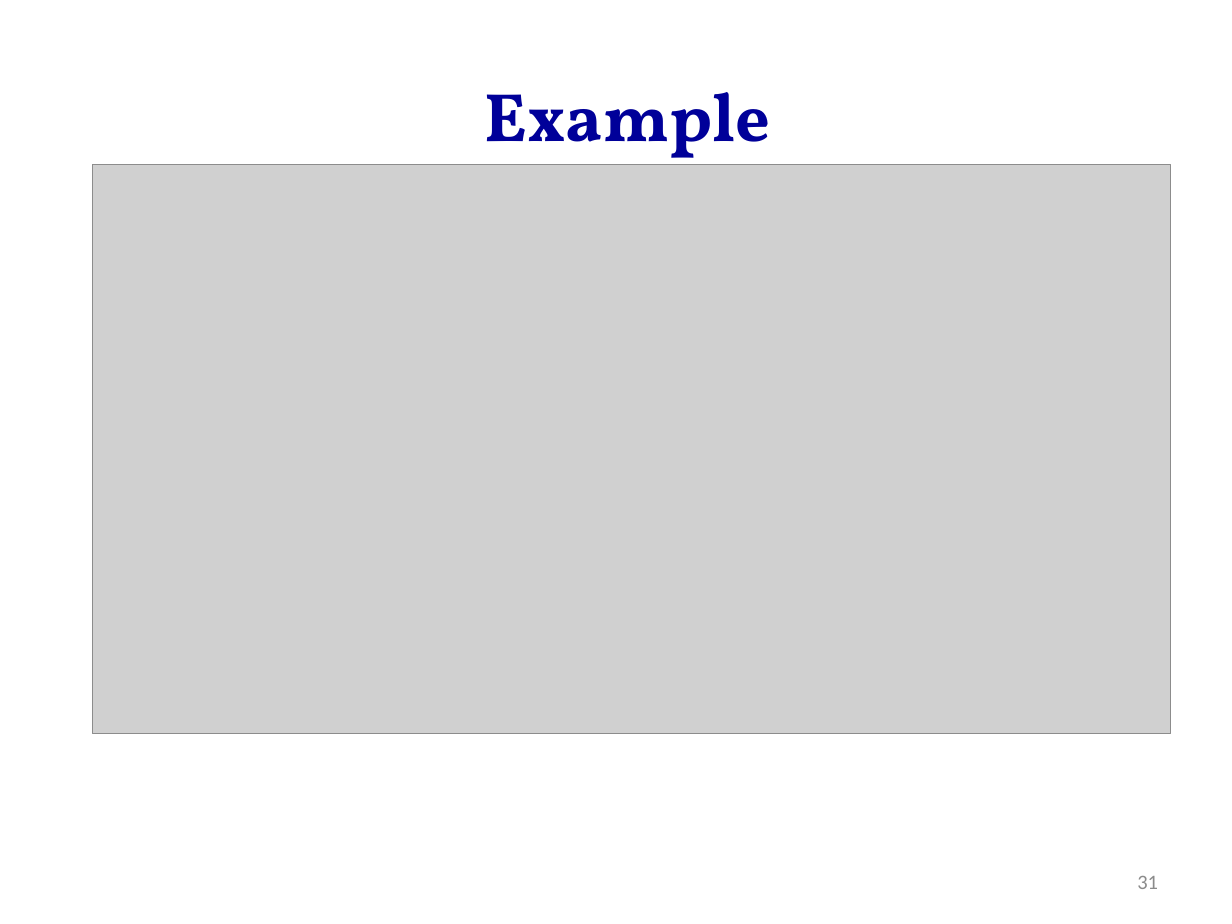
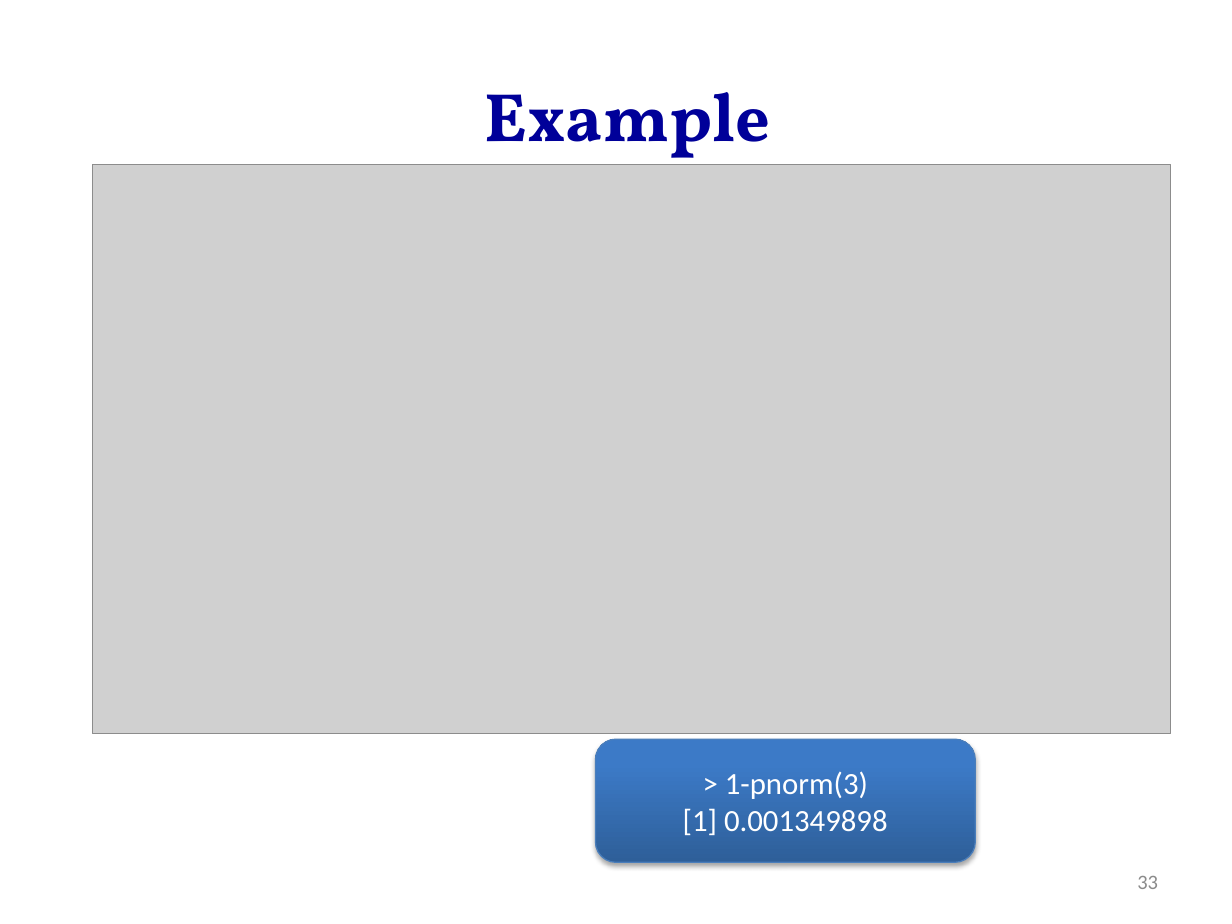
Before and after one commit to hejibo/Psychological-Statistics, a slide deck: slide 33 of Lecture 9_sampling distribution/Lecture 9_sampling distribution.pptx (slide 31 before the commit). Drawn at 1232x924 pixels with LibreOffice and Linux fonts; fonts in the diff are those of the drawing; grey boxes stand for pictures. Boxes give left, top, right and bottom in pixels: in the first picture for what was removed or moved away, otherwise in the second. Text is boxed around its words. In the diff, an @@ line names an element or a change of style, - is before the commit and + after.

```diff
--- a/Lecture 9_sampling distribution/Lecture 9_sampling distribution.pptx
+++ b/Lecture 9_sampling distribution/Lecture 9_sampling distribution.pptx
@@ rounded rectangle added at [595,739,975,862], fill gradient #2F5F99 to #3D7CC7 to #3A7CCB, outline #4B7EBC 0.75 pt, 18 pt, text #FFFFFF @@
+> 1-pnorm(3)
+[1] 0.001349898
@@ page number at [1137,876,1158,889]: text changed @@
-31
+33
```
Also in this commit, not shown: 3 other slides changed, 6 slides added, 11 other files.
